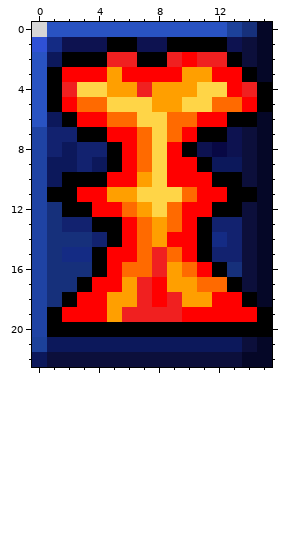
File history of a pixel-art sprite, data/external/gfx/panel/button_nuke.png. Above, as it was before the edit.
The file is 16x23 pixels. Colours within 5 levels of each other are drawn and written as one.
The result:
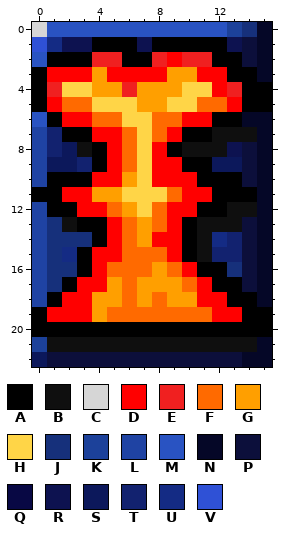
Palette (. is transparent): A #000000  B #0f0f0f  C #d6d6d6  D #ff0000  E #f02020  F #ff6a00  G #ff9f00  H #ffd547  J #16307b  K #1c419a  L #1f43a3  M #2953c2  N #050727  P #0c0f3b  Q #080844  R #0d1250  S #0c185b  T #12226f  U #142b84  V #2f51d6
Author's note on the commit: Updated low-res panel button icons courtesy of JeremyKapp
From old to new:
{"y":1,"x":4,"old":"R","new":"A"}
{"y":1,"x":8,"old":"R","new":"A"}
{"y":2,"x":1,"old":"S","new":"A"}
{"y":2,"x":4,"old":"A","new":"E"}
{"y":2,"x":6,"old":"E","new":"A"}
{"y":2,"x":8,"old":"AED","new":"EDE"}
{"y":2,"x":12,"old":"E","new":"A"}
{"y":3,"x":0,"old":"MA","new":"AD"}
{"y":3,"x":4,"old":"DG","new":"GD"}
{"y":3,"x":9,"old":"D","new":"G"}
{"y":3,"x":11,"old":"G","new":"D"}
{"y":3,"x":13,"old":"D","new":"A"}
{"y":4,"x":0,"old":"MAE","new":"AEH"}
{"y":4,"x":4,"old":"H","new":"G"}
{"y":4,"x":6,"old":"GE","new":"EG"}
{"y":4,"x":10,"old":"G","new":"H"}
{"y":4,"x":12,"old":"HDE","new":"DEA"}
{"y":5,"x":0,"old":"MAD","new":"ADF"}
{"y":5,"x":4,"old":"F","new":"H"}
{"y":5,"x":7,"old":"H","new":"G"}
{"y":5,"x":9,"old":"G","new":"H"}
{"y":5,"x":11,"old":"H","new":"F"}
{"y":5,"x":13,"old":"FD","new":"DA"}
{"y":6,"x":1,"old":"SA","new":"AD"}
{"y":6,"x":4,"old":"D","new":"F"}
{"y":6,"x":6,"old":"F","new":"H"}
{"y":6,"x":8,"old":"H","new":"F"}
{"y":6,"x":10,"old":"F","new":"D"}
{"y":6,"x":12,"old":"D","new":"A"}
{"y":6,"x":14,"old":"A","new":"N"}
{"y":7,"x":2,"old":"T","new":"A"}
{"y":7,"x":4,"old":"A","new":"D"}
{"y":7,"x":6,"old":"DFHFD","new":"FHFDA"}
{"y":7,"x":12,"old":"ARP","new":"BBB"}
{"y":8,"x":3,"old":"TTADFHDARQ","new":"BADFHDABBB"}
{"y":9,"x":4,"old":"SADFH","new":"ADFHD"}
{"y":9,"x":10,"old":"D","new":"A"}
{"y":10,"x":1,"old":"S","new":"A"}
{"y":10,"x":4,"old":"A","new":"D"}
{"y":10,"x":6,"old":"DGH","new":"GHD"}
{"y":10,"x":11,"old":"D","new":"A"}
{"y":11,"x":0,"old":"L","new":"A"}
{"y":11,"x":2,"old":"A","new":"D"}
{"y":11,"x":4,"old":"D","new":"G"}
{"y":11,"x":6,"old":"G","new":"H"}
{"y":11,"x":9,"old":"HF","new":"FD"}
{"y":11,"x":12,"old":"D","new":"A"}
{"y":12,"x":1,"old":"J","new":"A"}
{"y":12,"x":3,"old":"A","new":"D"}
{"y":12,"x":5,"old":"DFGHF","new":"FGHFD"}
{"y":12,"x":11,"old":"D","new":"A"}
{"y":12,"x":13,"old":"AP","new":"BB"}
{"y":13,"x":2,"old":"TT","new":"BA"}
{"y":13,"x":5,"old":"ADFGFDATT","new":"DFGFDABBB"}
{"y":14,"x":4,"old":"TADFG","new":"ADFGD"}
{"y":14,"x":10,"old":"DA","new":"AB"}
{"y":15,"x":3,"old":"UA","new":"AD"}
{"y":15,"x":6,"old":"D","new":"F"}
{"y":15,"x":8,"old":"EFDA","new":"FDAB"}
{"y":16,"x":3,"old":"JAD","new":"ADF"}
{"y":16,"x":8,"old":"EGFD","new":"GFDA"}
{"y":17,"x":2,"old":"JA","new":"AD"}
{"y":17,"x":5,"old":"DGED","new":"GFGG"}
{"y":17,"x":10,"old":"GFF","new":"FDA"}
{"y":18,"x":1,"old":"JA","new":"AD"}
{"y":18,"x":4,"old":"D","new":"G"}
{"y":18,"x":6,"old":"GEDE","new":"FGFG"}
{"y":18,"x":11,"old":"G","new":"D"}
{"y":18,"x":13,"old":"D","new":"A"}
{"y":19,"x":0,"old":"LA","new":"AD"}
{"y":19,"x":4,"old":"DGEEEEDD","new":"GFFFFFFF"}
{"y":19,"x":14,"old":"D","new":"A"}
{"y":20,"x":0,"old":"L","new":"A"}
{"y":21,"x":1,"old":"SSSSSSSSSSSSSP","new":"BBBBBBBBBBBBBB"}
{"label":"changed","picture_box":[32,37,257,352]}
